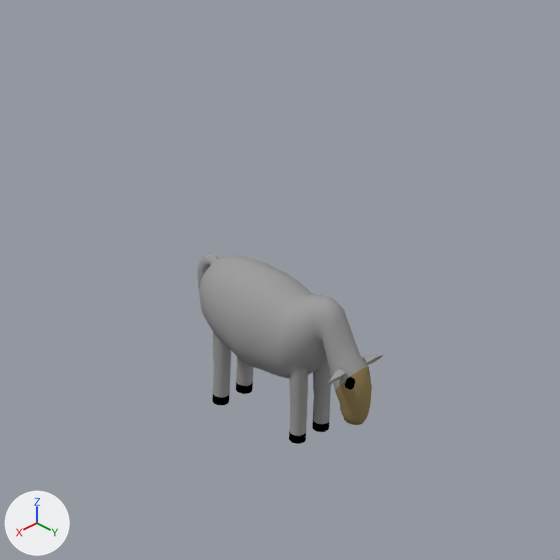
Before and after pictures for a commit that changed the Blender file src/blender/animations/sheep/sheep.blend.
Before and after are seen from the file's camera 'Kamera'. The axes (+X, +Y, +Z) are drawn at lower left. The lights are the same throughout.

The first picture shows 'Sheep'.
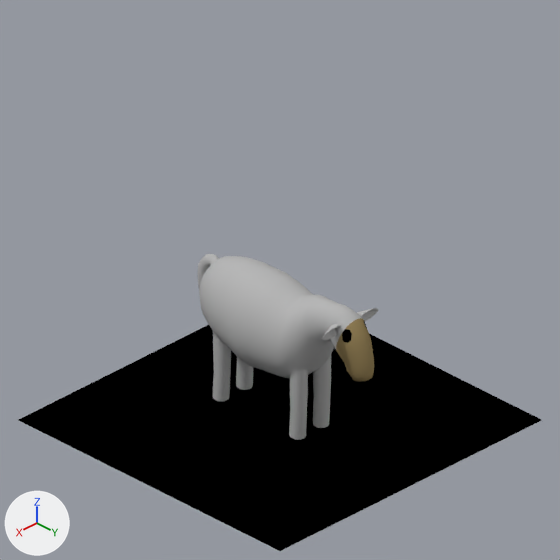
Patch to the scene script:
```diff
--- a/src/blender/animations/sheep/sheep.blend.py
+++ b/src/blender/animations/sheep/sheep.blend.py
@@ mat_fell__voll @@
+mat_fell__voll = diffuse_material('Fell (voll)')
+mat_fell__voll.base_color = (0.475, 0.475, 0.475)  # grey #b7b7b7
@@ mat_transparent__fängt_schatten @@
+mat_transparent__fängt_schatten = diffuse_material('transparent, fängt Schatten')
+mat_transparent__fängt_schatten.base_color = (0.0, 0.0, 0.0)  # black #000000
@@ me_sheep @@
 # used by ob_sheep; location = (0.0, 0.0, 0.0)
-me_sheep.from_pydata(...)  # 2413 vertices, 2249 faces; spans x -0.109..0.109, y -0.289..0.312, z 0.002..0.419
+me_sheep.from_pydata(...)  # 2381 vertices, 2219 faces; spans x -0.109..0.109, y -0.289..0.325, z 0.002..0.419
+# me_sheep part 1: 330 vertices moved from x -0.061..0.061, y 0.14..0.312, z 0.138..0.419 to x -0.053..0.053, y 0.132..0.325, z 0.247..0.419; 208 vertices removed from x -0.101..0.101, y 0.231..0.3, z 0.108..0.294; 176 vertices added at x -0.101..0.101, y 0.227..0.321, z 0.235..0.399
+# me_sheep part 2: 20 faces spanning x -0.048..0.048, y 0.232..0.306, z 0.279..0.403 switch from mat_fell__weiß (grey #9f9f9f) to mat_fell__geschoren (brown #968359)
+# me_sheep part 3: 1814 faces spanning x -0.109..0.109, y -0.289..0.271, z 0.025..0.419 switch from mat_fell__weiß (grey #9f9f9f) to mat_fell__voll (grey #b7b7b7)
+# me_sheep part 4: 64 faces spanning x -0.063..0.063, y -0.191..0.126, z 0.014..0.028 switch from mat_klauen (black #000000) to mat_fell__voll (grey #b7b7b7)
 me_sheep.materials.append(mat_auge)
@@ me_schattenfänger @@
+me_schattenfänger.from_pydata([(5.0, 0.0, -5.0), (-5.0, 0.0, -5.0), (-5.0, 0.0, 5.0), (5.0, 0.0, 5.0)], [], [(1, 2, 3, 0)])
+me_schattenfänger.materials.append(mat_transparent__fängt_schatten)  # black #000000
@@ ob_schattenfänger @@
+ob_schattenfänger = bpy.data.objects.new('Schattenfänger', me_schattenfänger)
+ob_schattenfänger.location = (0.0, 0.0, 0.0)
+ob_schattenfänger.rotation_euler = (1.571, 0.0, 0.0)  # degrees (90, 0, 0)
+ob_schattenfänger.scale = (0.0937, 0.0937, 0.0937)
```

What differs and where, as boxes [x1, y1, x2, y2] in the pictures (560 x 560 px; the box of a moved part takes in the faces that stretch with it):
'Schattenfänger', added (black)
    after: [19, 325, 541, 551]
'Sheep', reshaped
    before: [198, 254, 383, 444]
    after: [198, 254, 378, 444]
part 1 of me_sheep, moved or reshaped
    before: [293, 295, 383, 425]
    after: [293, 295, 378, 382]
part 2 of me_sheep, recoloured
    before: [333, 355, 366, 391]
    after: [336, 318, 369, 359]
part 3 of me_sheep, recoloured
    both: [198, 254, 331, 436]
part 4 of me_sheep, recoloured (black to grey)
    both: [213, 382, 329, 440]
